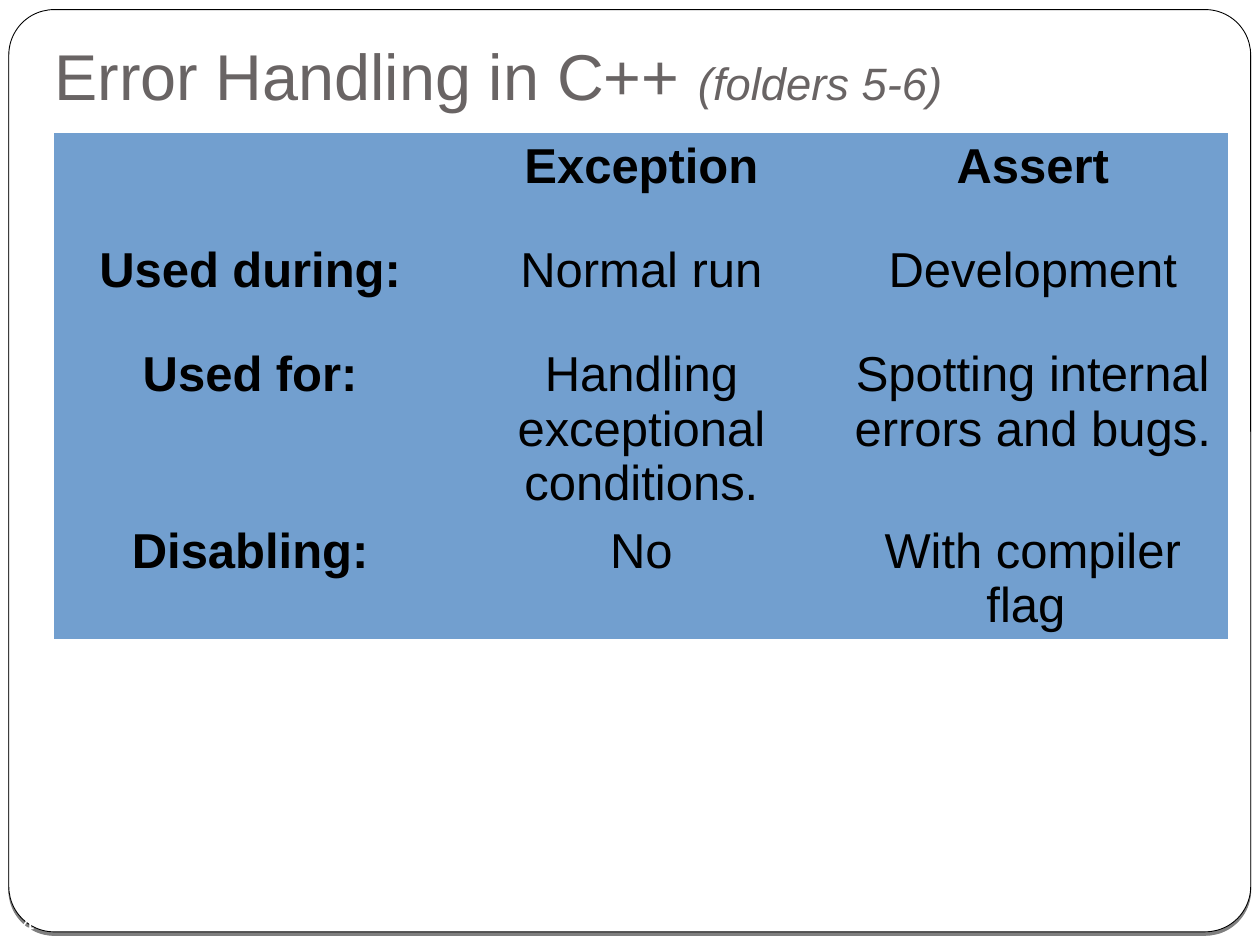
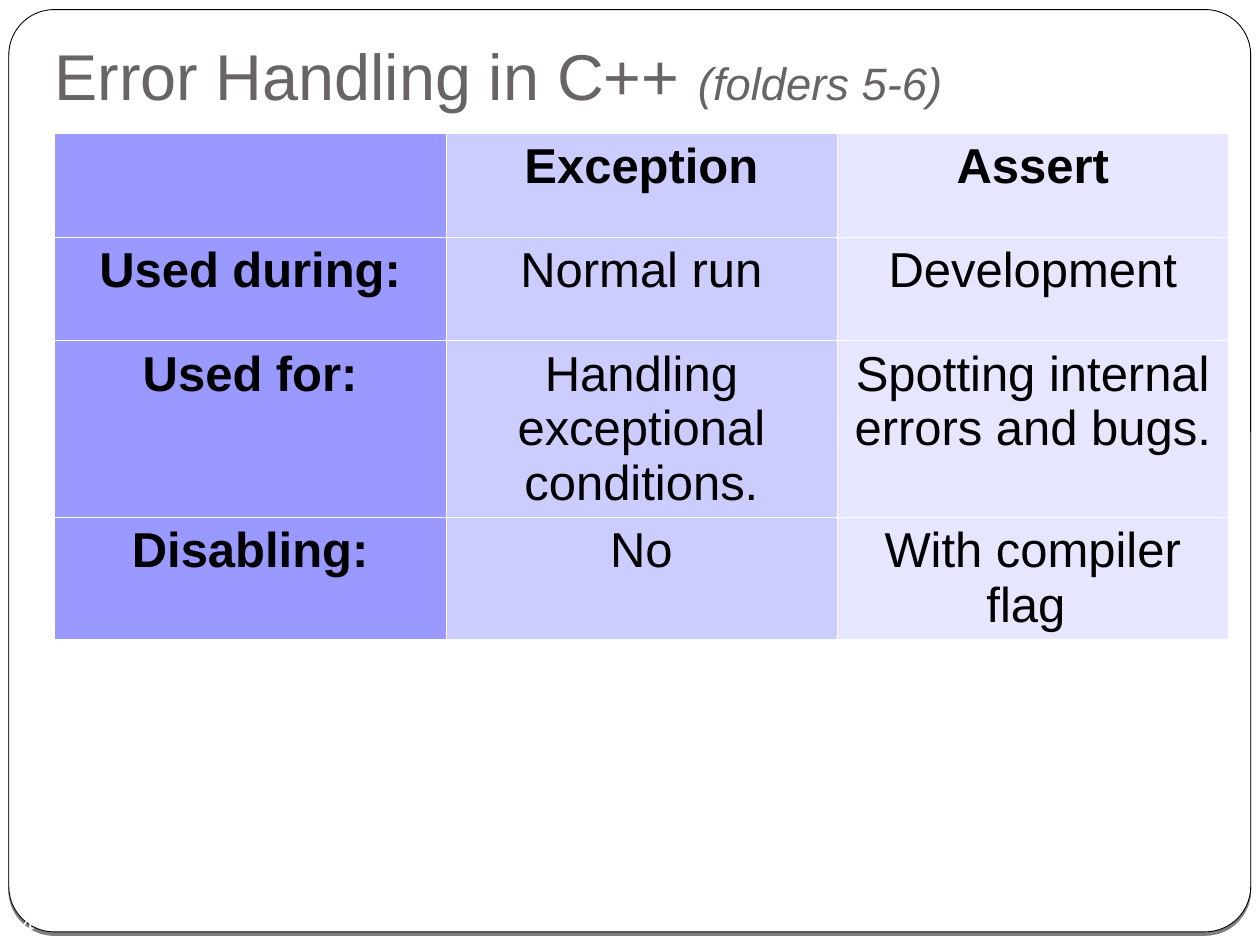
Before and after one commit to cpp-at-ariel/cpp-5781, a slide deck: slide 14 of 01-what-is-cpp/slides-1-cpp-vs-c-vs-java.odp. Drawn at 1260x945 pixels with LibreOffice and Linux fonts; fonts in the diff are those of the drawing. Boxes give left, top, right and bottom in pixels: in the first picture for what was removed or moved away, otherwise in the second. Text is boxed around its words. In the diff, an @@ line names an element or a change of style, - is before the commit and + after.

```diff
--- a/01-what-is-cpp/slides-1-cpp-vs-c-vs-java.odp
+++ b/01-what-is-cpp/slides-1-cpp-vs-c-vs-java.odp
@@ table at bbox=[54, 132, 1230, 639] @@
@@ fill #729FCF to #9999FF in 4 cells @@
@@ fill #729FCF to #CCCCFF in 4 cells @@
@@ fill #729FCF to #E6E6FF in 4 cells @@
@@ borders changed @@
```
Also in this commit, not shown: 1 other slide changed, 6 other files.
